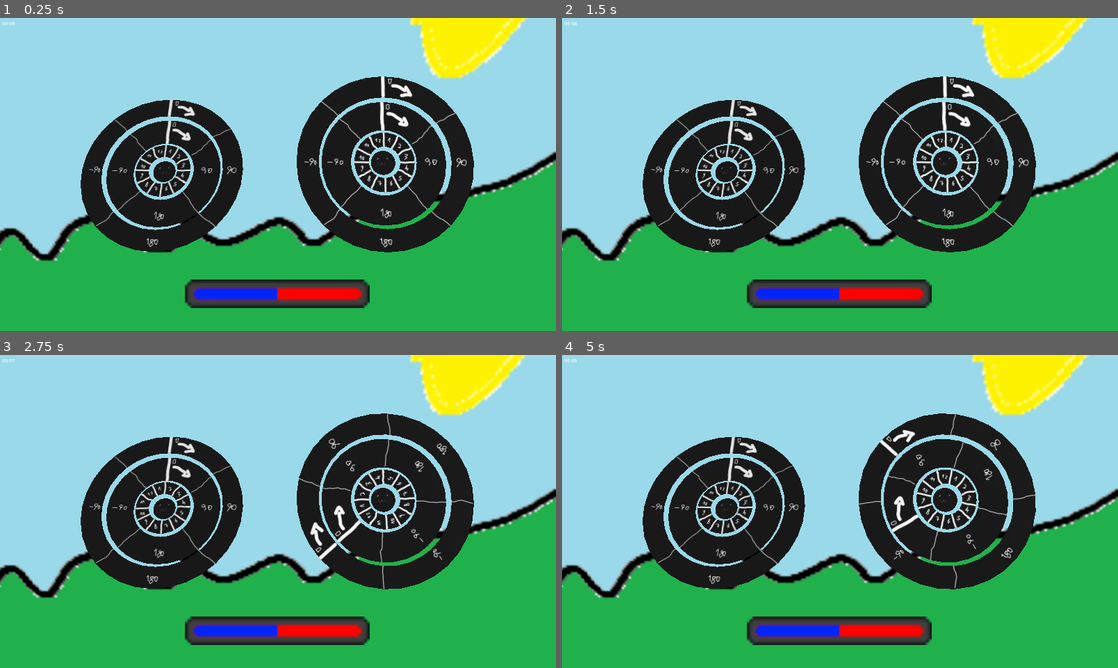
Above: before the commit, frames 1-4 (two rows, left to right).
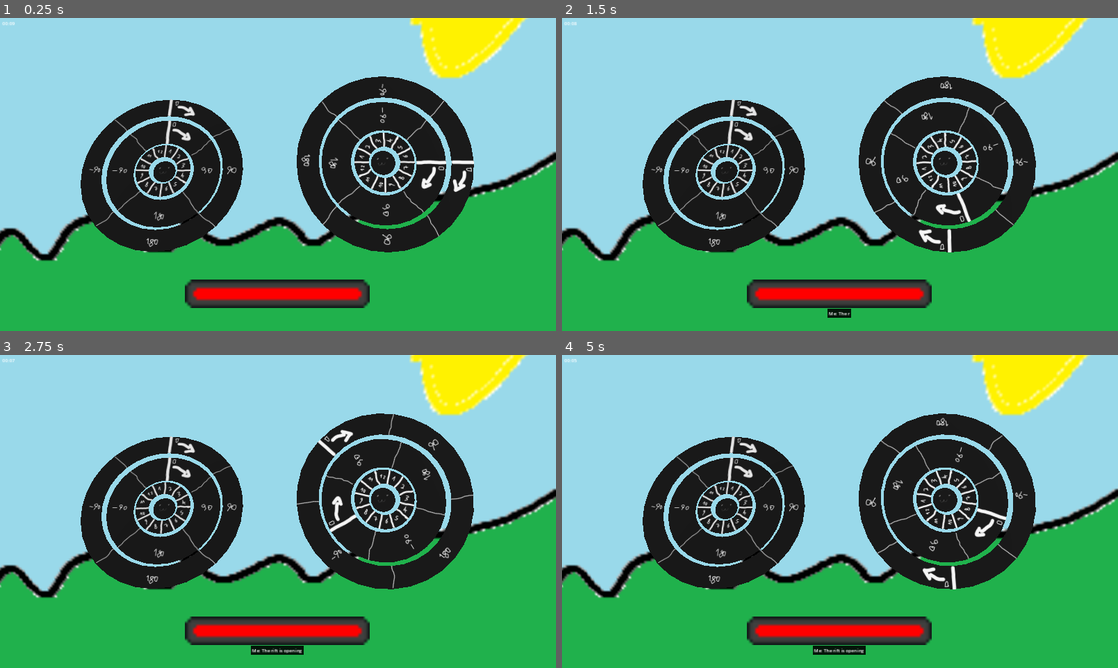
Above: after the commit, the same moments.

Repository: elpozewaunig/SacrilegiousTerminus
Game: Godot game, scene res://maintest.tscn
Two runs of this game, one before a commit and one after it. Both use one fixed random seed, a clock stepped at 60 frames per second and the inputs below.
Inputs:
- Up to frame 1 (0.25 s): no input
- Up to frame 2 (1.5 s): tap Enter (skip-dialog) at 0.5 s; hold 3 (innerWheelRight) 0.53-1.28 s; tap Down (input-before) at 0.6 s; hold 1 (innerWheelLeft) from 1.28 s (still down); tap Space (input-next) at 1.35 s
- Up to frame 3 (2.75 s): release 1 (innerWheelLeft) at 2.03 s; hold 3 (innerWheelRight) from 2.03 s (still down); tap R (temporaryNewSpinCommand) at 2.1 s
- Up to frame 4 (5 s): tap Down (input-before) at 2.85 s; release 3 (innerWheelRight) at 3.53 s; hold 1 (innerWheelLeft) from 3.53 s (still down); tap Space (input-next) at 3.6 s; tap R (temporaryNewSpinCommand) at 4.35 s

The runs differ from the first frame. In frame 1, 2.1% of the frame differs, in the area x 34-86%, y 18-91%; in frame 2, 2.4%; in frame 3, 2.9%, in the area x 34-86%, y 18-96%; in frame 4, 2.6%.

Commit message:
large changes in project structure,  in accord with @w0lphi

Diff:
--- a/code/game_manager.gd
+++ b/code/game_manager.gd
@@ -20,5 +20,7 @@
 func getSignalThatLevelStarts() -> void:
 	inLevel = true
 
-func getSignalThatLevelEnds() -> void:
-	inLevel = false
+
+func _on_round_manager_player_won() -> void:
+	inLevel = false #pause countdown
+	# TODO: load New scene
--- a/code/hudOverlay.gd
+++ b/code/hudOverlay.gd
@@ -23,3 +23,7 @@
 func _input(event: InputEvent) -> void:
 	if Input.is_action_just_released("input-before"):
 		showDialog(dialog)
+
+
+func _on_round_manager_update_progress_bar_to(score: float, maxScore: int) -> void:
+	pass #TODO: Replace with function body. #call update function in textureProgessbar....
--- a/code/roundManager.gd
+++ b/code/roundManager.gd
@@ -1,10 +1,13 @@
 extends Node3D
+
+signal playerWon()
+signal updateProgressBarTo(score:float , maxScore:int)
 
 var playerSpins: Array
 var opponentSpins: Array
 @export var playerWheel: Node3D
 @export var opponentWheel: Node3D
-@export var progressBar: TextureProgressBar
+@export var hasProgressBar: bool
 @export var timeForRoud: int
 
 var ringCount: int
@@ -29,7 +32,7 @@
 		wheelSizes.append(playerWheel.outerRing.segmentCount)
 
 	score = 50
-	timeTillNewSpin = timeForRoud
+	timeTillNewSpin = 0
 
 
 # Called every frame. 'delta' is the elapsed time since the previous frame.
@@ -47,8 +50,8 @@
 		if score>maxScore: score = maxScore
 
 	print(score)
-	if progressBar:
-		progressBar.update(score, maxScore)
+	if hasProgressBar:
+		updateProgressBarTo.emit(score, maxScore)
 
 
 	#update timer
--- a/maintest.tscn
+++ b/maintest.tscn
@@ -1,19 +1,11 @@
-[gd_scene load_steps=10 format=3 uid="uid://8gpddvo73c18"]
+[gd_scene load_steps=8 format=3 uid="uid://8gpddvo73c18"]
 
 [ext_resource type="PackedScene" uid="uid://ccelpifkgb5xq" path="res://scenes/SpellCastWheel/SpellCastWheel.tscn" id="1_p0fva"]
 [ext_resource type="Script" path="res://code/game_manager.gd" id="2_j851o"]
 [ext_resource type="Script" path="res://code/roundManager.gd" id="2_lq0ph"]
 [ext_resource type="Texture2D" uid="uid://capvl4scxoh2v" path="res://scenes/SceneBackground/background.png" id="2_xgapr"]
 [ext_resource type="PackedScene" uid="uid://dqtcwmca5ongg" path="res://scenes/SpellCastWheel/AutomaticWheel.tscn" id="3_knfil"]
-[ext_resource type="Texture2D" uid="uid://dnlq0t0f24tw0" path="res://assets/sprites/progressBar/healthbarUnder.png" id="5_5injm"]
-[ext_resource type="Texture2D" uid="uid://dlcs2chgbvxv2" path="res://assets/sprites/progressBar/healthbarProgress.png" id="6_pr30r"]
-
-[sub_resource type="GDScript" id="GDScript_3xbnb"]
-resource_name = "michiMakesProgress"
-script/source = "extends TextureProgressBar
-func update(currentHealth:float, maxHealth:int):
-	value = currentHealth * 100 / maxHealth
-"
+[ext_resource type="PackedScene" uid="uid://dvygun7k256ji" path="res://scenes/HudOverlay.tscn" id="6_pse0m"]
 
 [sub_resource type="GDScript" id="GDScript_3kbci"]
 resource_name = "timer"
@@ -43,11 +35,11 @@
 timer = NodePath("CanvasLayer/Timer")
 timerLabel = NodePath("CanvasLayer/Label")
 
-[node name="roundManager" type="Node3D" parent="GameManager" node_paths=PackedStringArray("playerWheel", "opponentWheel", "progressBar")]
+[node name="roundManager" type="Node3D" parent="GameManager" node_paths=PackedStringArray("playerWheel", "opponentWheel")]
 script = ExtResource("2_lq0ph")
 playerWheel = NodePath("ManualWheel")
 opponentWheel = NodePath("AutomaticWheel")
-progressBar = NodePath("CanvasLayer/TextureProgressBar")
+hasProgressBar = true
 timeForRoud = 20
 
 [node name="AutomaticWheel" parent="GameManager/roundManager" instance=ExtResource("3_knfil")]
@@ -55,27 +47,6 @@
 
 [node name="ManualWheel" parent="GameManager/roundManager" instance=ExtResource("1_p0fva")]
 transform = Transform3D(1, 0, 0, 0, 0.614285, -0.789084, 0, 0.789084, 0.614285, -1.43457, 0.316572, -1.57377)
-
-[node name="CanvasLayer" type="CanvasLayer" parent="GameManager/roundManager"]
-
-[node name="TextureProgressBar" type="TextureProgressBar" parent="GameManager/roundManager/CanvasLayer"]
-anchors_preset = 7
-anchor_left = 0.5
-anchor_top = 1.0
-anchor_right = 0.5
-anchor_bottom = 1.0
-offset_left = -322.0
-offset_top = -178.0
-offset_right = -258.0
-offset_bottom = -138.0
-grow_horizontal = 2
-grow_vertical = 0
-scale = Vector2(10, 10)
-size_flags_horizontal = 4
-size_flags_vertical = 4
-texture_under = ExtResource("5_5injm")
-texture_progress = ExtResource("6_pr30r")
-script = SubResource("GDScript_3xbnb")
 
 [node name="CanvasLayer" type="CanvasLayer" parent="GameManager"]
 
@@ -88,3 +59,8 @@
 offset_top = 6.0
 offset_right = 48.0
 offset_bottom = 29.0
+
+[node name="HudOverlay" parent="." instance=ExtResource("6_pse0m")]
+
+[connection signal="playerWon" from="GameManager/roundManager" to="GameManager" method="_on_round_manager_player_won"]
+[connection signal="updateProgressBarTo" from="GameManager/roundManager" to="HudOverlay" method="_on_round_manager_update_progress_bar_to"]
--- a/scenes/HudOverlay.tscn
+++ b/scenes/HudOverlay.tscn
@@ -1,8 +1,10 @@
-[gd_scene load_steps=5 format=3 uid="uid://dvygun7k256ji"]
+[gd_scene load_steps=8 format=3 uid="uid://dvygun7k256ji"]
 
 [ext_resource type="Script" path="res://code/hudOverlay.gd" id="1_nlpga"]
 [ext_resource type="Script" path="res://code/dialogScript.gd" id="2_p562y"]
 [ext_resource type="AudioStream" uid="uid://dlvfs6xlorf1j" path="res://assets/sounds/sfx_Typewriter.ogg" id="3_o5wnl"]
+[ext_resource type="Texture2D" uid="uid://dnlq0t0f24tw0" path="res://assets/sprites/progressBar/healthbarUnder.png" id="4_7wure"]
+[ext_resource type="Texture2D" uid="uid://dlcs2chgbvxv2" path="res://assets/sprites/progressBar/healthbarProgress.png" id="5_yctng"]
 
 [sub_resource type="StyleBoxFlat" id="StyleBoxFlat_mc56r"]
 content_margin_left = 4.0
@@ -10,6 +12,14 @@
 content_margin_right = 4.0
 content_margin_bottom = 4.0
 bg_color = Color(0, 0, 0, 0.878431)
+
+[sub_resource type="GDScript" id="GDScript_covti"]
+resource_name = "michiMakesProgress"
+script/source = "extends TextureProgressBar
+
+func _on_round_manager_update_progress_bar_to(score: float, maxScore: int) -> void:
+	value = score * 100 / maxScore
+"
 
 [node name="HudOverlay" type="Control"]
 layout_mode = 3
@@ -49,4 +59,24 @@
 unique_name_in_owner = true
 stream = ExtResource("3_o5wnl")
 
+[node name="TextureProgressBar" type="TextureProgressBar" parent="."]
+layout_mode = 1
+anchors_preset = 7
+anchor_left = 0.5
+anchor_top = 1.0
+anchor_right = 0.5
+anchor_bottom = 1.0
+offset_left = -322.0
+offset_top = -178.0
+offset_right = -258.0
+offset_bottom = -138.0
+grow_horizontal = 2
+grow_vertical = 0
+scale = Vector2(10, 10)
+size_flags_horizontal = 4
+size_flags_vertical = 4
+texture_under = ExtResource("4_7wure")
+texture_progress = ExtResource("5_yctng")
+script = SubResource("GDScript_covti")
+
 [connection signal="dialogCompleted" from="DialogLayer" to="." method="_on_dialog_layer_dialog_completed"]
